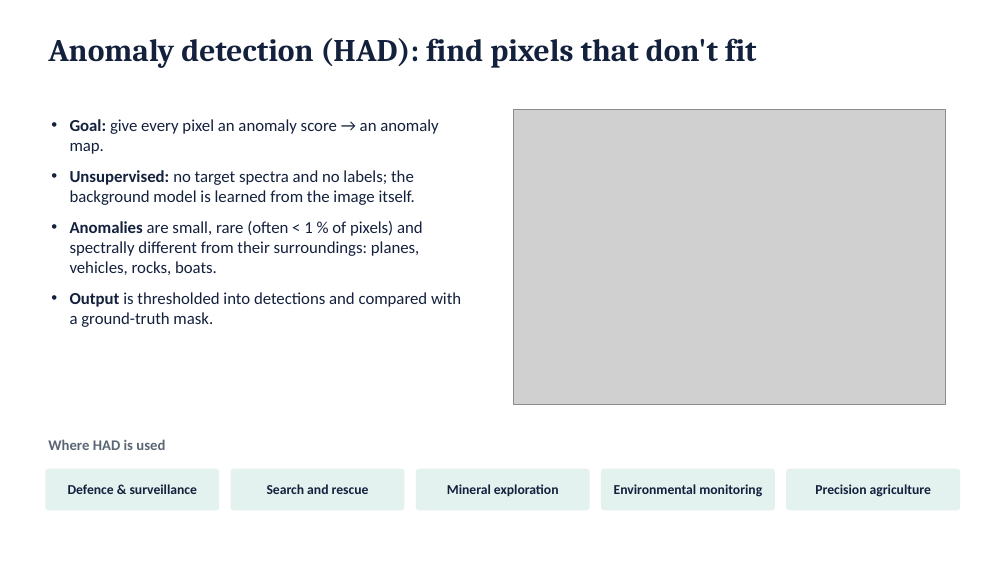
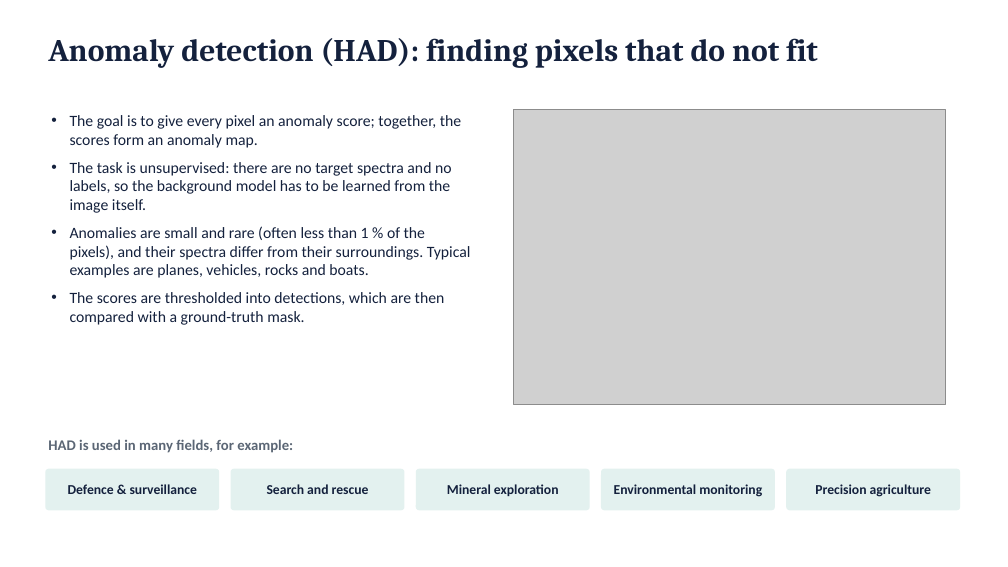
Before and after one commit to SaarthakG-Dtu/Hyperspectral_Anomaly_Detection, a slide deck: slide 4 of presentation/DMS2F-HAD_presentation.pptx. Drawn at 1008x567 pixels with LibreOffice and Linux fonts; fonts in the diff are those of the drawing; grey boxes stand for pictures. Boxes give left, top, right and bottom in pixels: in the first picture for what was removed or moved away, otherwise in the second. Text is boxed around its words. In the diff, an @@ line names an element or a change of style, - is before the commit and + after.

```diff
--- a/presentation/DMS2F-HAD_presentation.pptx
+++ b/presentation/DMS2F-HAD_presentation.pptx
@@ text at <box>48,38,818,68</box>: text changed @@
-Anomaly detection (HAD): find pixels that don't fit
+Anomaly detection (HAD): finding pixels that do not fit
@@ text at <box>70,115,471,325</box>: text changed; size 16 to 15 pt @@
-• Goal: give every pixel an anomaly score → an anomaly map.
-• Unsupervised: no target spectra and no labels; the background model is learned from the image itself.
-• Anomalies are small, rare (often < 1 % of pixels) and spectrally different from their surroundings: planes, vehicles, rocks, boats.
-• Output is thresholded into detections and compared with a ground-truth mask.
+• The goal is to give every pixel an anomaly score; together, the scores form an anomaly map.
+• The task is unsupervised: there are no target spectra and no labels, so the background model has to be learned from the image itself.
+• Anomalies are small and rare (often less than 1 % of the pixels), and their spectra differ from their surroundings. Typical examples are planes, vehicles, rocks and boats.
+• The scores are thresholded into detections, which are then compared with a ground-truth mask.
@@ text at <box>48,439,293,453</box>: text changed @@
-Where HAD is used
+HAD is used in many fields, for example:
```
Also in this commit, not shown: 23 other slides changed, 1 slide added, 17 other files.
